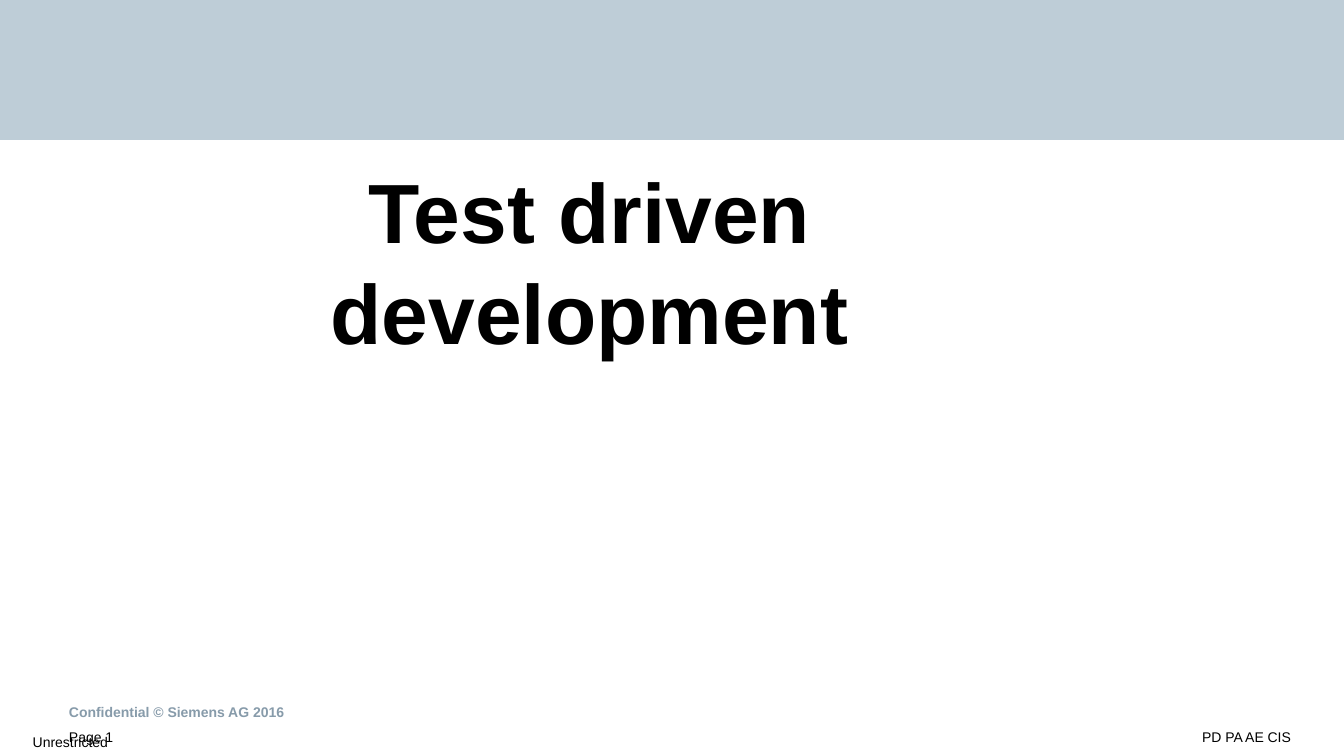
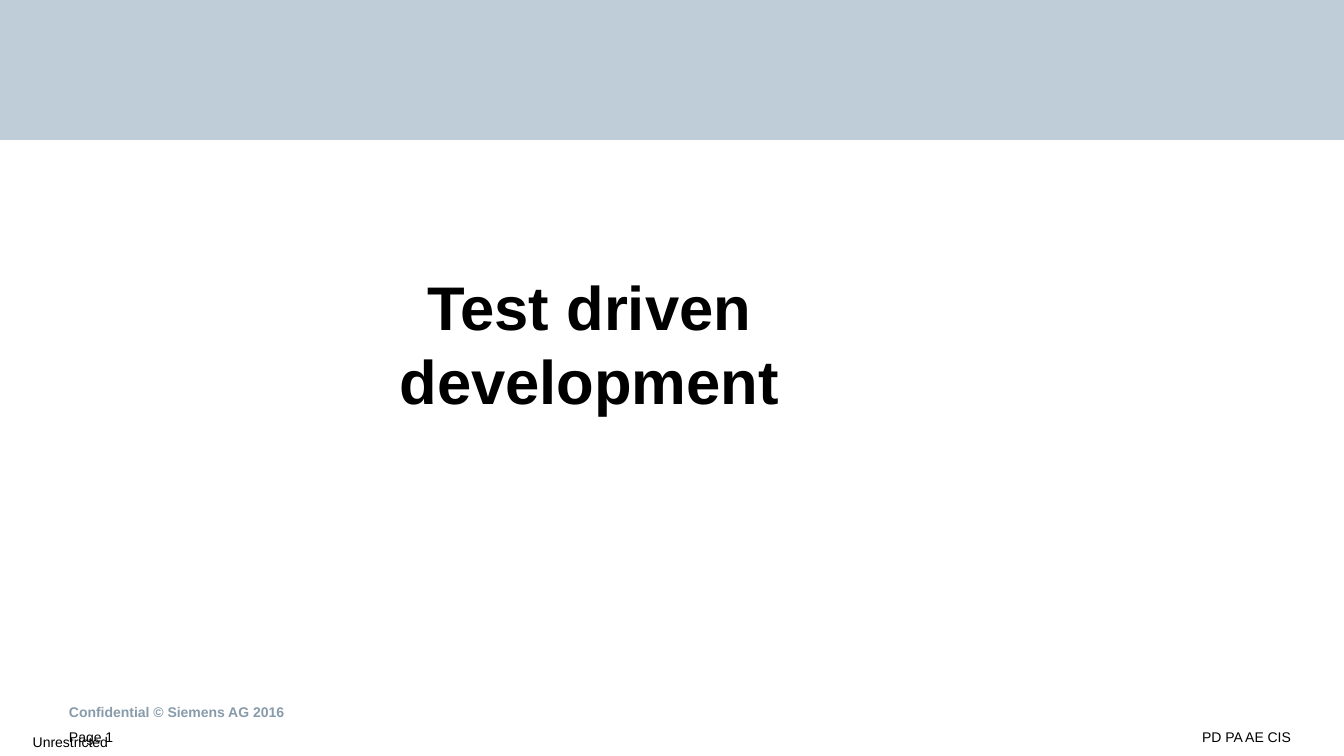
Before and after one commit to SunilPrasad/GithubRepo, a slide deck: slide 1 of TDDExamples/Persentation/TestDrivenDevelopment.pptx. Drawn at 1344x756 pixels with LibreOffice and Linux fonts; fonts in the diff are those of the drawing; background and template pictures are left out. Boxes give left, top, right and bottom in pixels: in the first picture for what was removed or moved away, otherwise in the second. Text is boxed around its words. In the diff, an @@ line names an element or a change of style, - is before the commit and + after.

```diff
--- a/TDDExamples/Persentation/TestDrivenDevelopment.pptx
+++ b/TDDExamples/Persentation/TestDrivenDevelopment.pptx
@@ title "Test driven development": place and size @@
-title "Test driven development" at [331, 182, 849, 359]
+title "Test driven development" at [399, 285, 778, 416]
@@ title "Test driven development" at [399, 285, 778, 416]: size 60 to 44 pt @@
```
Also in this commit, not shown: 10 other slides changed, 4 slides added, 1 slide removed.
